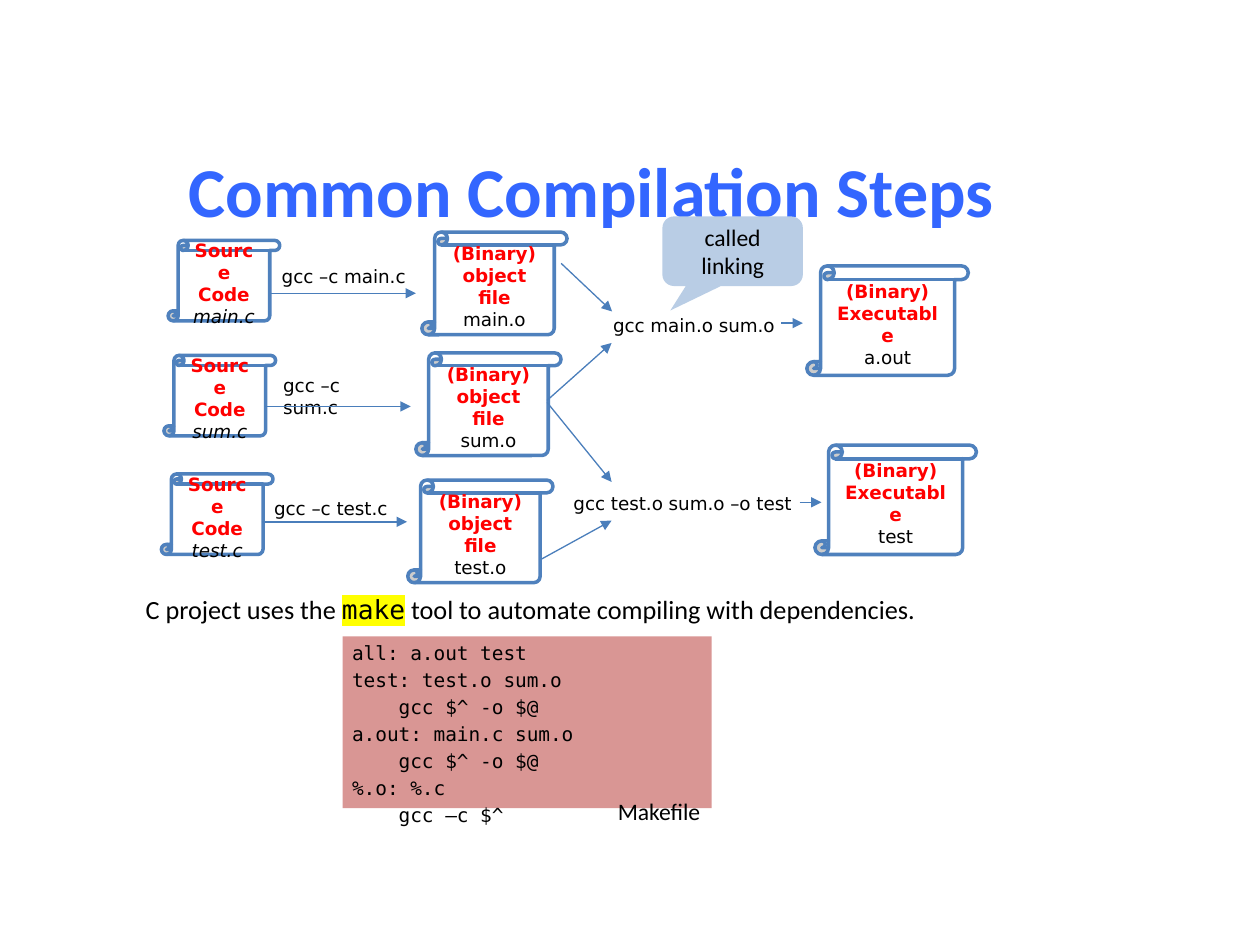
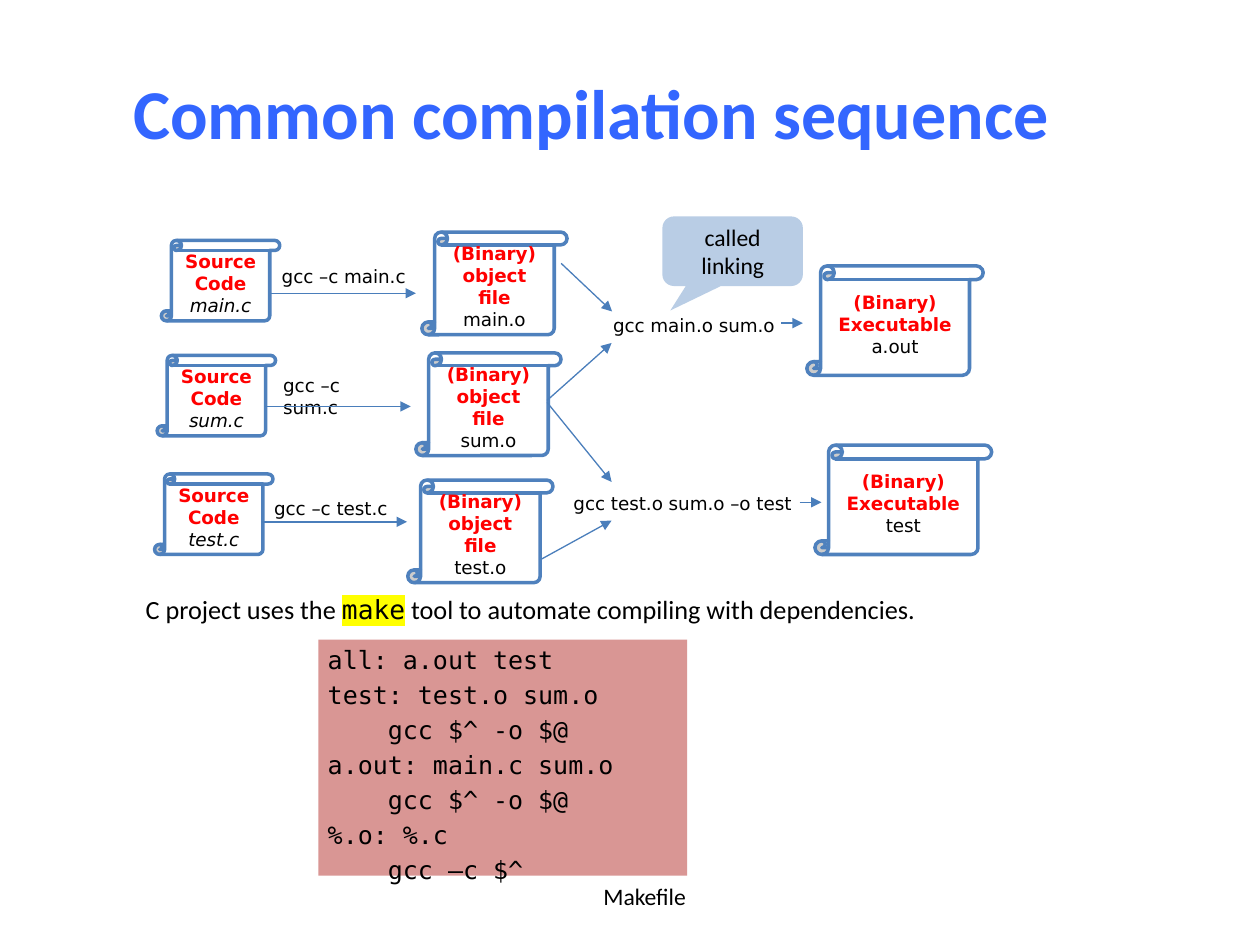
Before and after one commit to NYU-CSO/nyu-cso.github.io, a slide deck: slide 9 of notes/04-C_Basics.pptx. Drawn at 1260x945 pixels with LibreOffice and Linux fonts; fonts in the diff are those of the drawing. Boxes give left, top, right and bottom in pixels: in the first picture for what was removed or moved away, otherwise in the second. Text is boxed around its words. In the diff, an @@ line names an element or a change of style, - is before the commit and + after.

```diff
--- a/notes/04-C_Basics.pptx
+++ b/notes/04-C_Basics.pptx
@@ title at bbox=[133, 90, 1048, 150]: text changed @@
-Common Compilation Steps
+Common compilation sequence
@@ vertical scroll "Source Code main.c": place and size @@
-vertical scroll "Source Code main.c" at bbox=[168, 241, 280, 321]
+vertical scroll "Source Code main.c" at bbox=[161, 241, 280, 321]
@@ vertical scroll "(Binary) Executable a.out": place and size @@
-vertical scroll "(Binary) Executable a.out" at bbox=[806, 266, 968, 375]
+vertical scroll "(Binary) Executable a.out" at bbox=[806, 266, 983, 375]
@@ vertical scroll "Source Code sum.c": place and size @@
-vertical scroll "Source Code sum.c" at bbox=[164, 355, 276, 436]
+vertical scroll "Source Code sum.c" at bbox=[158, 355, 276, 436]
@@ vertical scroll "(Binary) Executable test": place and size @@
-vertical scroll "(Binary) Executable test" at bbox=[815, 445, 976, 554]
+vertical scroll "(Binary) Executable test" at bbox=[815, 445, 992, 554]
@@ vertical scroll "Source Code test.c": place and size @@
-vertical scroll "Source Code test.c" at bbox=[161, 474, 273, 554]
+vertical scroll "Source Code test.c" at bbox=[155, 474, 273, 554]
@@ rectangle "all: a.out test": place and size @@
-rectangle "all: a.out test" at bbox=[343, 636, 712, 808]
+rectangle "all: a.out test" at bbox=[319, 640, 688, 876]
@@ rectangle "all: a.out test" at bbox=[319, 640, 688, 876]: size 11 to 14.2 pt @@
@@ text "Makefile" rewrapped from bbox=[618, 803, 700, 827] to bbox=[603, 888, 685, 905] @@
```
Also in this commit, not shown: 6 other slides changed, 1 slide added, 2 other files.
